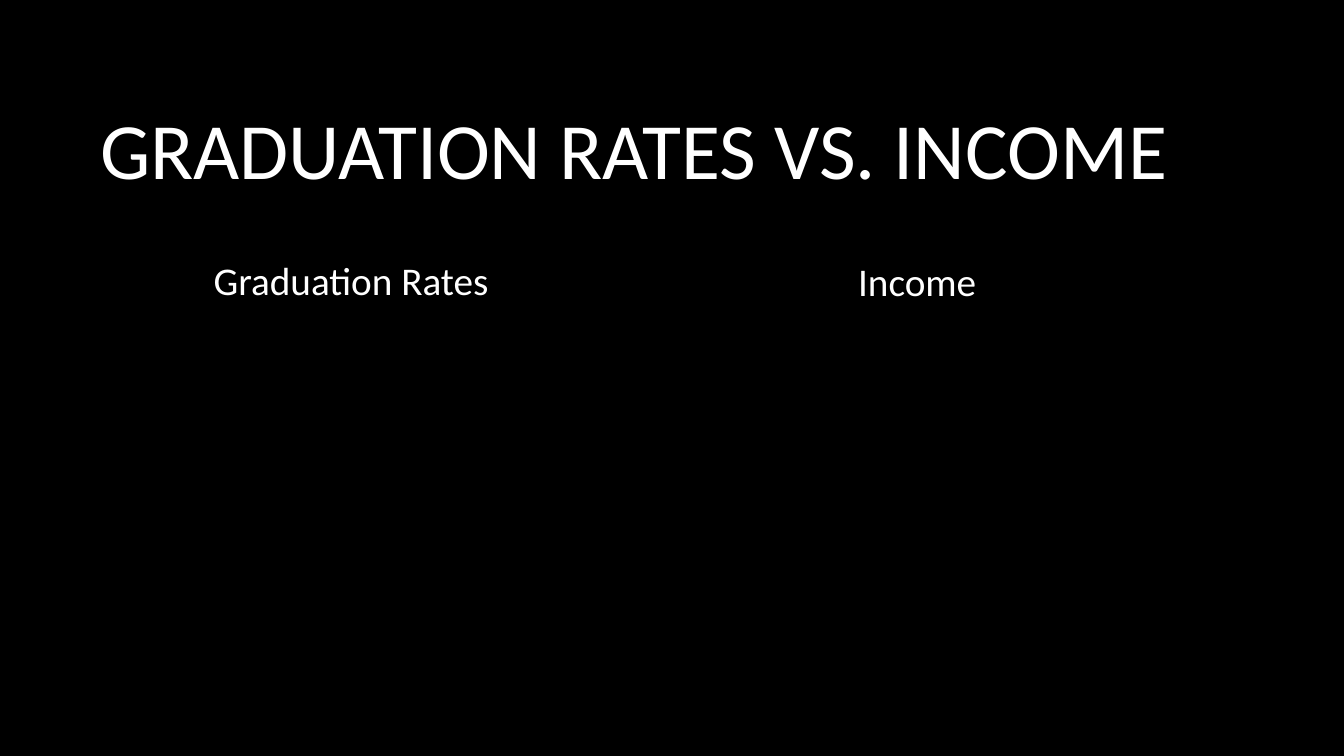
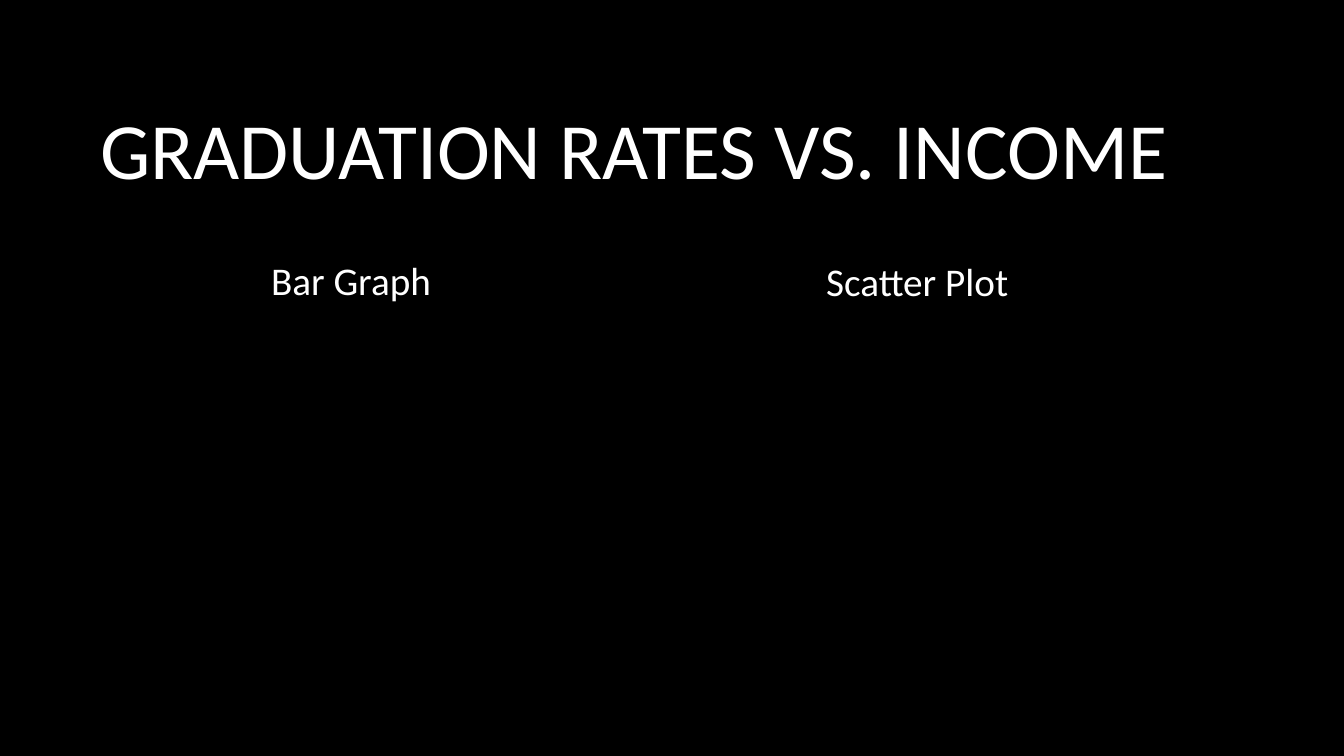
Before and after one commit to MikeAnderson89/National-Crime-Rate-Correlations, a slide deck: slide 8 of Project1Presentation.pptx (slide 5 before the commit). Drawn at 1344x756 pixels with LibreOffice and Linux fonts; fonts in the diff are those of the drawing; background and template pictures are left out. Boxes give left, top, right and bottom in pixels: in the first picture for what was removed or moved away, otherwise in the second. Text is boxed around its words. In the diff, an @@ line names an element or a change of style, - is before the commit and + after.

```diff
--- a/Project1Presentation.pptx
+++ b/Project1Presentation.pptx
@@ text at [271, 267, 431, 302]: text changed @@
-Graduation Rates
+Bar Graph
@@ text at [826, 268, 1008, 297]: text changed @@
-Income
+Scatter Plot
```
Also in this commit, not shown: 3 other slides changed, 2 slides added.
